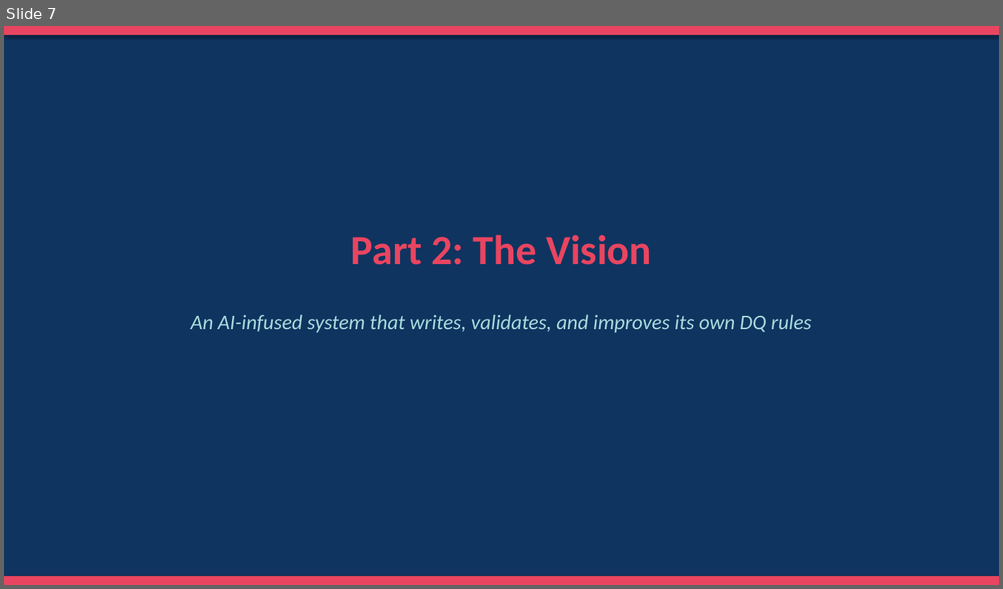
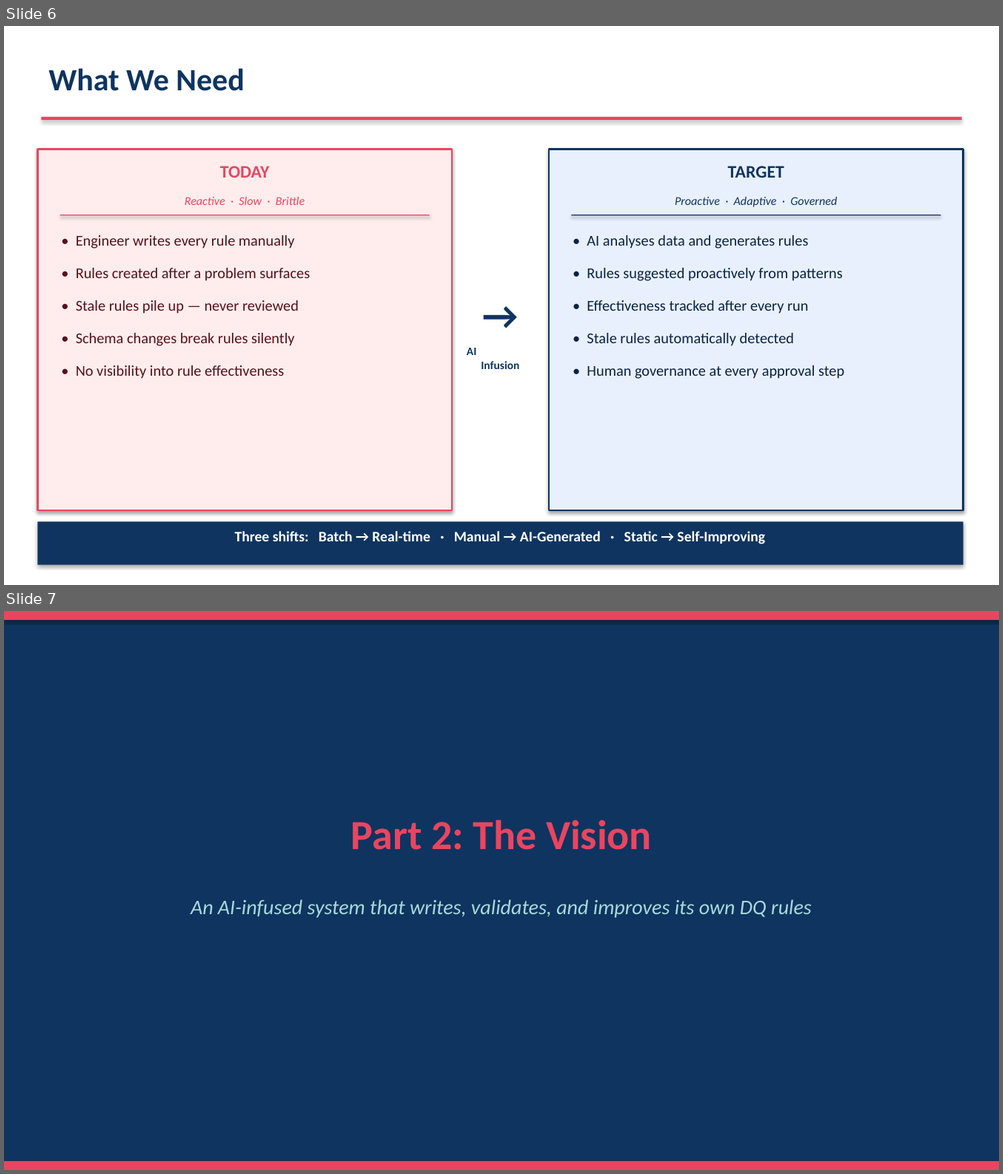
Before and after one commit to ameyadeshmukh-16/databricks-dqx-poc, a slide deck: AI_Infusion_Delivery_Assessment.pptx. Shown one above the other, each under a label of ours: slide 7 before the commit, slides 6 and 7 after it. The pictures are 1003x589 and 1003x1174 pixels, drawn with LibreOffice and Linux fonts; fonts in the diff are those of the drawing. Boxes give left, top, right and bottom in pixels: in the first picture for what was removed or moved away, otherwise in the second. Text is boxed around its words. In the diff, an @@ line names an element or a change of style, - is before the commit and + after.

```diff
--- a/AI_Infusion_Delivery_Assessment.pptx
+++ b/AI_Infusion_Delivery_Assessment.pptx
@@ slide 6 added at bbox=[4, 26, 999, 585], background #FFFFFF @@
@@ text added at bbox=[48, 68, 244, 91], 30 pt, text #0F3460, bold @@
+What We Need
@@ rectangle added at bbox=[41, 117, 962, 120], fill #E94560 @@
@@ rectangle added at bbox=[37, 149, 452, 511], fill #FFEDED, outline #E94560 1.8 pt @@
@@ rectangle added at bbox=[549, 149, 963, 511], fill #E8F0FE, outline #0F3460 1.8 pt @@
@@ text added at bbox=[220, 166, 270, 178], 17 pt, text #E94560, bold @@
+TODAY
@@ text added at bbox=[728, 166, 784, 178], 17 pt, text #0F3460, bold @@
+TARGET
@@ text added at bbox=[185, 197, 305, 205], 11.5 pt, text #E94560, italic @@
+Reactive · Slow · Brittle
@@ text added at bbox=[674, 196, 836, 207], 11.5 pt, text #0F3460, italic @@
+Proactive · Adaptive · Governed
@@ rectangle added at bbox=[60, 215, 430, 215], fill #E94560 @@
@@ rectangle added at bbox=[571, 215, 940, 215], fill #0F3460 @@
@@ text added at bbox=[76, 235, 310, 379], 14.5 pt, text #55111A @@
+• Engineer writes every rule manually
+• Rules created after a problem surfaces
+• Stale rules pile up — never reviewed
+• Schema changes break rules silently
+• No visibility into rule effectiveness
@@ text added at bbox=[586, 235, 844, 379], 14.5 pt, text #0A2244 @@
+• AI analyses data and generates rules
+• Rules suggested proactively from patterns
+• Effectiveness tracked after every run
+• Stale rules automatically detected
+• Human governance at every approval step
@@ text added at bbox=[466, 287, 534, 339], 38 pt, text #0F3460, bold @@
+→
@@ text added at bbox=[466, 348, 519, 369], 11 pt, text #0F3460, bold @@
+AI
+Infusion
@@ rectangle added at bbox=[37, 522, 963, 565], fill #0F3460 @@
@@ text added at bbox=[235, 531, 765, 545], 14 pt, text #FFFFFF, bold @@
+Three shifts: Batch → Real-time · Manual → AI-Generated · Static → Self-Improving
```
Also in this commit, not shown: 5 slides changed, 1 slide removed, 1 other file.
